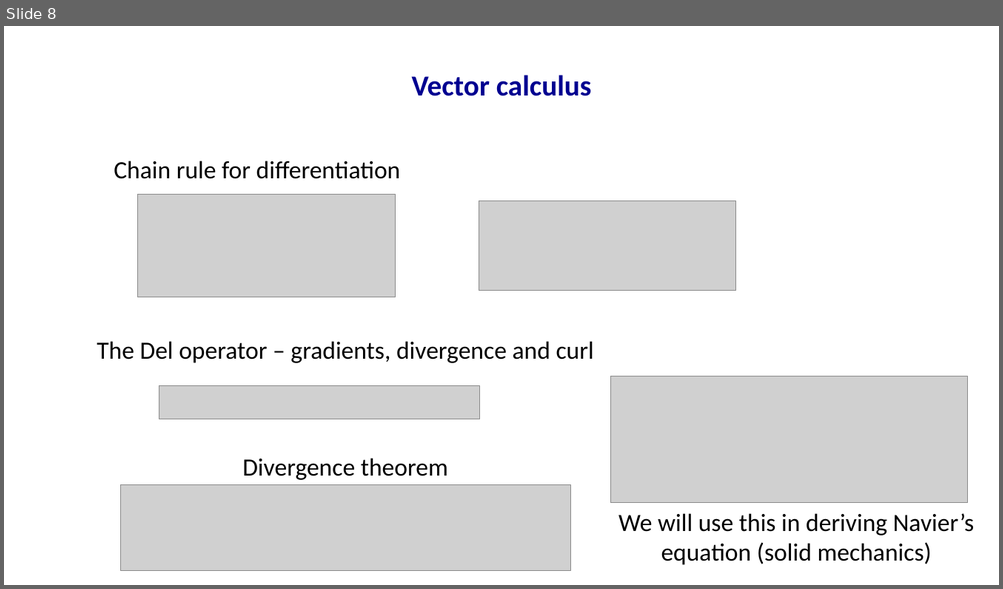
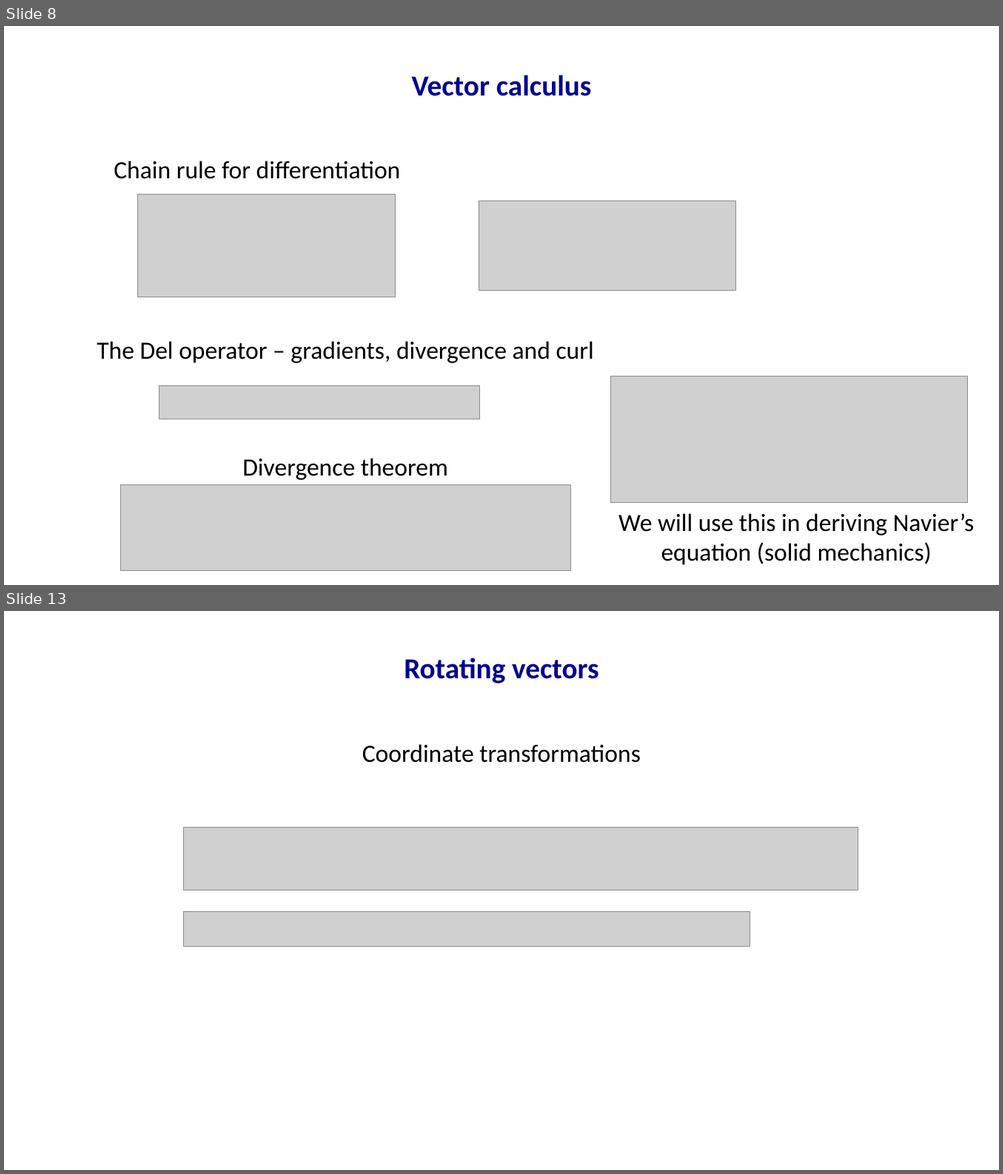
Before and after one commit to mallickrishg/solidmech_course, a slide deck: week1/week1_vectorcalculus.pptx. Shown one above the other, each under a label of ours: slide 8 before the commit, slides 8 and 13 after it; the slides between them are not shown. The pictures are 1003x589 and 1003x1174 pixels, drawn with LibreOffice and Linux fonts; fonts in the diff are those of the drawing; grey boxes stand for pictures. Boxes give left, top, right and bottom in pixels: in the first picture for what was removed or moved away, otherwise in the second. Text is boxed around its words. In the diff, an @@ line names an element or a change of style, - is before the commit and + after.

```diff
--- a/week1/week1_vectorcalculus.pptx
+++ b/week1/week1_vectorcalculus.pptx
@@ slide 13 added at (x1=4, y1=611, x2=999, y2=1170), background #FFFFFF @@
@@ text added at (x1=404, y1=658, x2=599, y2=684), 28 pt, text #000090, bold @@
+Rotating vectors
@@ text added at (x1=362, y1=744, x2=640, y2=763), 24 pt, text #000000 @@
+Coordinate transformations
@@ picture added at (x1=183, y1=827, x2=857, y2=891) @@
@@ picture added at (x1=183, y1=911, x2=749, y2=947) @@
```
Also in this commit, not shown: 2 slides changed, 3 other slides added, 3 other files.
